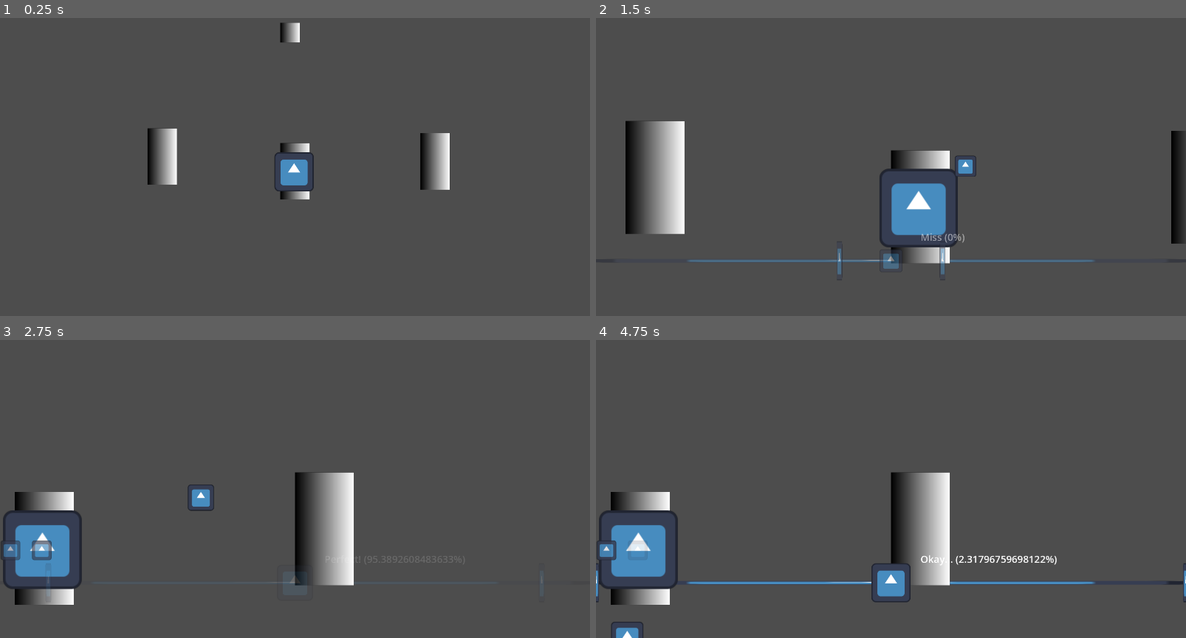
Above: before the commit, frames 1-4 (two rows, left to right).
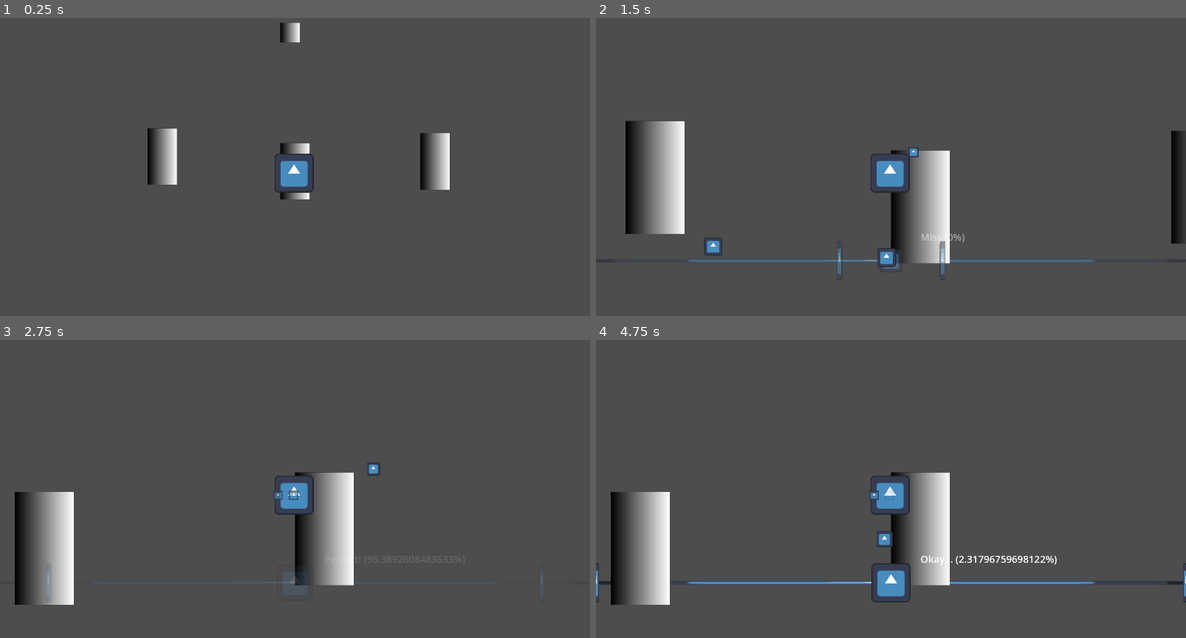
Above: after the commit, the same moments.

Repository: Quarticore/UntitledTomatoGame
Game: Godot game, scene res://scenes/main.tscn
Same seed, same stepped clock (60 frames per second), same inputs: the game is played once before the commit and once after it. The engine's default icon, where the game draws it, is replaced by a stand-in: a white triangle on a blue panel in a dark square. Sound files missing from this copy of the repository are replaced by a short silence.
Inputs (mouse positions are in pixels of both pictures, inside the frame that each line leads up to):
- Up to frame 1 (0.25 s): no input
- Up to frame 2 (1.5 s): tap Enter at 0.5 s; move the mouse to (755, 155) at 0.52 s; hold D (InputRight) 0.53-1.28 s; click (755, 155) at 0.6 s; move the mouse to (1185, 235) at 1.27 s; hold A (InputLeft) from 1.28 s (still down); tap S (InputMiddle) at 1.35 s; click (1185, 235) at 1.42 s
- Up to frame 3 (2.75 s): move the mouse to (324, 527) at 2.02 s; release A (InputLeft) at 2.03 s; hold D (InputRight) from 2.03 s (still down); click (324, 527) at 2.1 s
- Up to frame 4 (4.75 s): move the mouse to (861, 539) at 2.77 s; tap S (InputMiddle) at 2.85, 4.35 s; click (861, 539) at 2.92 s; move the mouse to (1068, 521) at 3.52 s; release D (InputRight) at 3.53 s; hold A (InputLeft) from 3.53 s (still down); click (1068, 521) at 3.6 s; move the mouse to (714, 423) at 4.27 s

The runs differ from the first frame. In frame 1, 0.2% of the frame differs, in the area x 46-54%, y 45-59%; in frame 2, 3.7%; in frame 3, 3.9%, in the area x 0-65%, y 41-84%; in frame 4, 3.9%.

Commit message:
Move tomato shooter to ui layer

Diff:
--- a/scenes/main.tscn
+++ b/scenes/main.tscn
@@ -105,10 +105,6 @@
 
 [node name="AudioManager" parent="GameContainer/GameViewport" instance=ExtResource("3_m7yqh")]
 
-[node name="TomatoShooter" parent="GameContainer/GameViewport" node_paths=PackedStringArray("audio_manager") instance=ExtResource("5_2ftpm")]
-position = Vector2(957, 614)
-audio_manager = NodePath("../AudioManager")
-
 [node name="GameplayUI" type="Node2D" parent="."]
 modulate = Color(1, 1, 1, 0)
 script = ExtResource("5_03y6y")
@@ -129,6 +125,10 @@
 text = "INDICATOR"
 label_settings = SubResource("LabelSettings_5fu4v")
 
+[node name="TomatoShooter" parent="." node_paths=PackedStringArray("audio_manager") instance=ExtResource("5_2ftpm")]
+position = Vector2(957, 614)
+audio_manager = NodePath("../GameContainer/GameViewport/AudioManager")
+
 [connection signal="hovered" from="GameContainer/GameViewport/Member" to="GameContainer/GameViewport/SelectionManager" method="_on_member_hovered"]
 [connection signal="selected" from="GameContainer/GameViewport/Member" to="GameContainer/GameViewport/SelectionManager" method="_on_member_selected"]
 [connection signal="hovered" from="GameContainer/GameViewport/Member2" to="GameContainer/GameViewport/SelectionManager" method="_on_member_2_hovered"]
